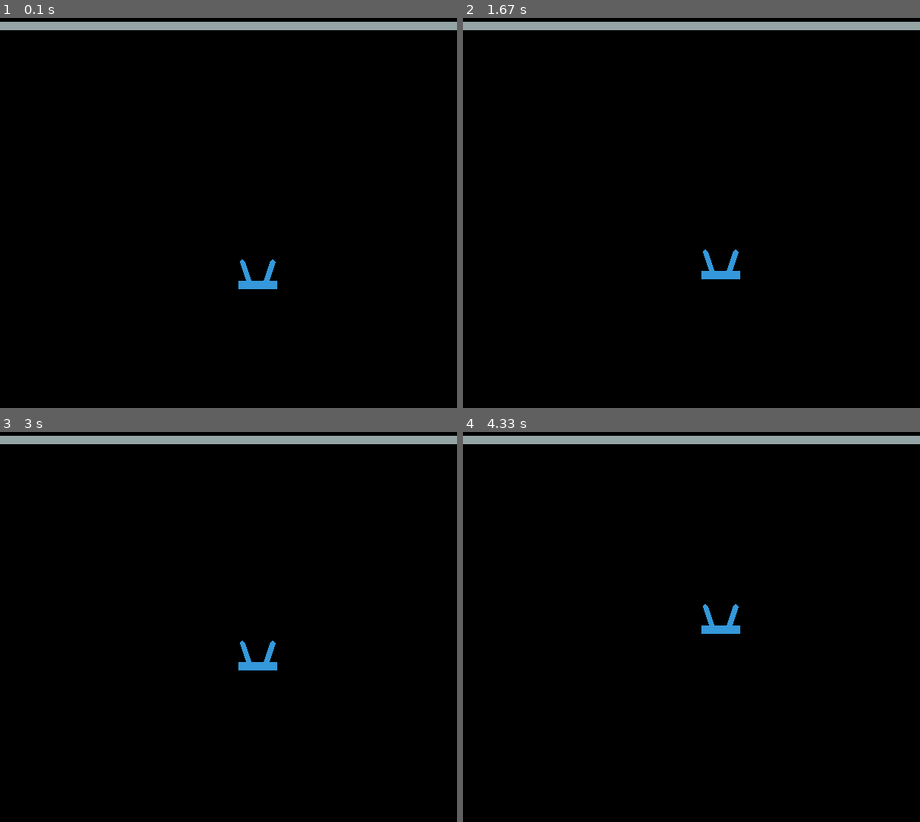
Above: before the commit, frames 1-4 (two rows, left to right).
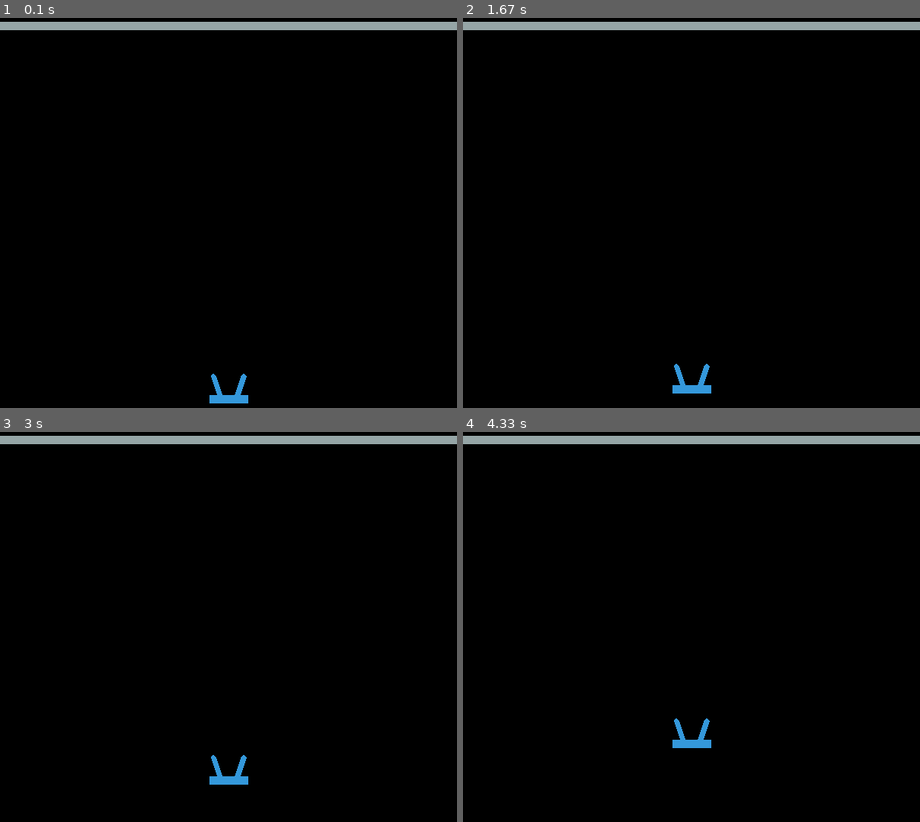
Above: after the commit, the same moments.

Repository: taostlt/air
Game: pygame game, started from drone_drop.py
Two runs of this game, one before a commit and one after it. Both use one fixed random seed, a clock stepped at 60 frames per second and the inputs below.
Inputs:
- Up to frame 1 (0.1 s): no input
- Up to frame 2 (1.67 s): no input
- Up to frame 3 (3 s): no input
- Up to frame 4 (4.33 s): no input

The runs differ from the first frame. In frame 1, 0.6% of the frame differs, in the area x 45-61%, y 61-99%; in frame 2, 0.6%; in frame 3, 0.6%; in frame 4, 0.6%.

Commit message:
3/7/19, 9:40 am, includes calculates vertical and angular acceleration correctly on arrow UP

Diff:
--- a/drone_drop.py
+++ b/drone_drop.py
@@ -9,12 +9,25 @@
 height = 600
 
 class CoaxialCopter:
-    def __init__(self, position, space):
-        self.K_m = 0.1
-        self.K_f = 0.1
-        self.mass = 0.5
-        self.I_z = 0.2
+    def __init__(self,
+                 name,
+                 space,
+                 K_m = 0.1,
+                 K_f = 0.1,
+                 mass = 0.5,
+                 I_z = 0.2,
+                 ):
+        self.K_m = K_m
+        self.K_f = K_f
+        self.mass = mass
+        self.I_z = I_z
+
         self.g = 9.8
+        self.omega_1 = 0.0
+        self.omega_2 = 0.0
+        self.name = name
+
+        position = (300, 500)
 
         self.shape = pymunk.Poly.create_box(None, size=(50, 10))
         self.moment = pymunk.moment_for_poly(self.mass, self.shape.get_vertices())
@@ -32,7 +45,7 @@
         f_2 = self.K_f * self.omega_2**2
         f_g = self.mass * self.g
         f_total = -f_1 - f_2 + f_g
-        acceleration = f_total / self.m
+        acceleration = f_total / self.mass
         return acceleration
 
     @property
@@ -74,7 +87,15 @@
     space.gravity = 0, -9.8
     x = random.randint(120, 380)
     ground = Ground(space)
-    coaxialDrone = CoaxialCopter((x, 350), space)
+    myName = 'alx'
+    coaxialDrone = CoaxialCopter('Alex', space)
+    print(coaxialDrone.name)
+    stable_omega_1, stable_omega_2 = coaxialDrone.set_rotors_angular_velocities(0.0, 0.0)
+
+    coaxialDrone.omega_1 = stable_omega_1 * math.sqrt(1.1)
+    coaxialDrone.omega_2 = stable_omega_2 * math.sqrt(1.1)
+
+    vertical_acceleration = coaxialDrone.z_dot_dot
 
     while True:
         for event in pygame.event.get():
@@ -93,7 +114,8 @@
 
         if event.type == pygame.KEYDOWN and event.key == pygame.K_UP:
                 stable_omega_1,stable_omega_2 = coaxialDrone.set_rotors_angular_velocities(0.0, 0.0)
-                print(stable_omega_1,stable_omega_2)
+                print('Rotation of propeller 1, 2:', stable_omega_1,stable_omega_2)
+                print('Vertical acceleration =', vertical_acceleration)
                 pygame.display.set_caption("His monk flies")
 
         if event.type == pygame.KEYDOWN and event.key == pygame.K_DOWN:
